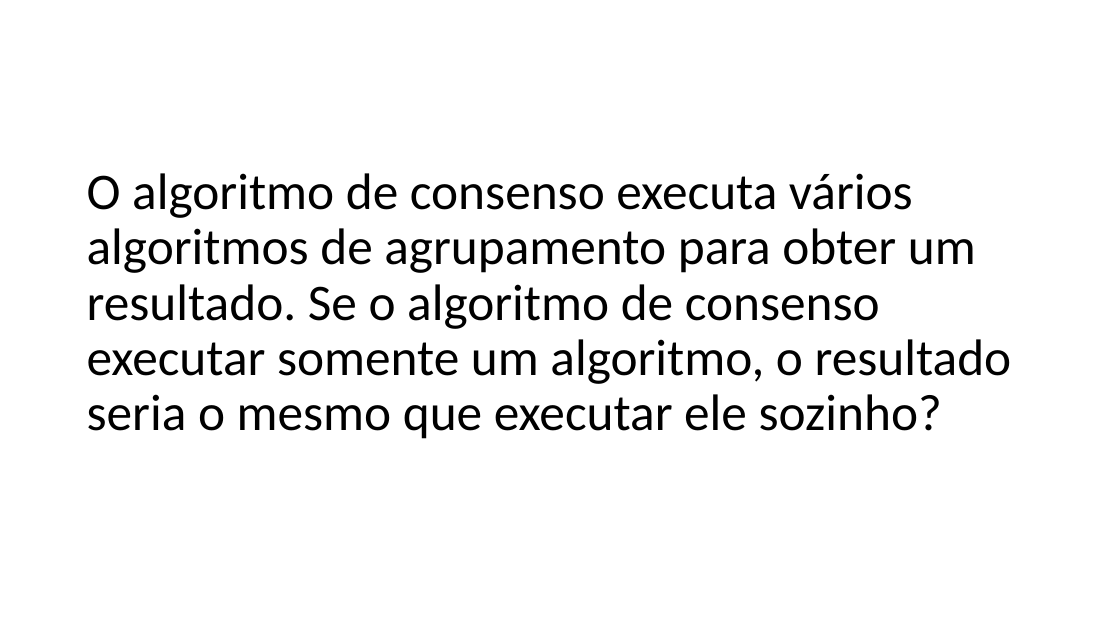
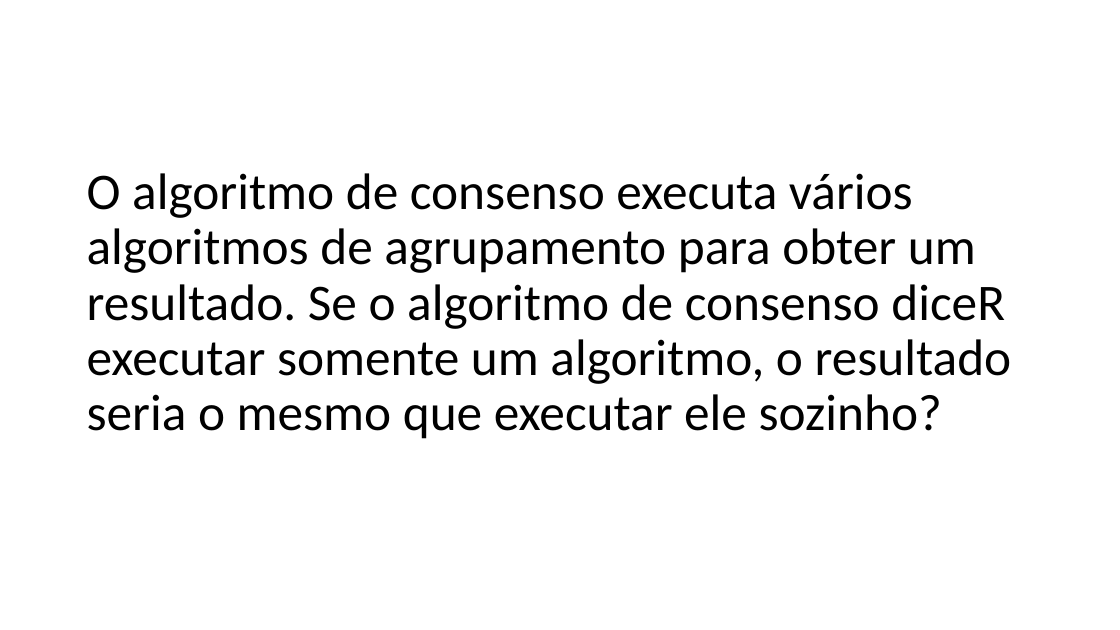
Before and after one commit to alciomarhollanda/clustering, a slide deck: slide 2 of Estudo/Orientação - Agrupamento de Consenso.pptx. Drawn at 1120x630 pixels with LibreOffice and Linux fonts; fonts in the diff are those of the drawing. Boxes give left, top, right and bottom in pixels: in the first picture for what was removed or moved away, otherwise in the second. Text is boxed around its words. In the diff, an @@ line names an element or a change of style, - is before the commit and + after.

Commit message:
pronto a apresentação para a Ana Estela

```diff
--- a/Estudo/Orientação - Agrupamento de Consenso.pptx
+++ b/Estudo/Orientação - Agrupamento de Consenso.pptx
@@ title at box(87, 173, 1012, 439): text changed @@
-O algoritmo de consenso executa vários algoritmos de agrupamento para obter um resultado. Se o algoritmo de consenso executar somente um algoritmo, o resultado seria o mesmo que executar ele sozinho?
+O algoritmo de consenso executa vários algoritmos de agrupamento para obter um resultado. Se o algoritmo de consenso diceR executar somente um algoritmo, o resultado seria o mesmo que executar ele sozinho?
```
Also in this commit, not shown: 1 other slide changed, 4 slides added, 1 slide removed, 3 other files.
